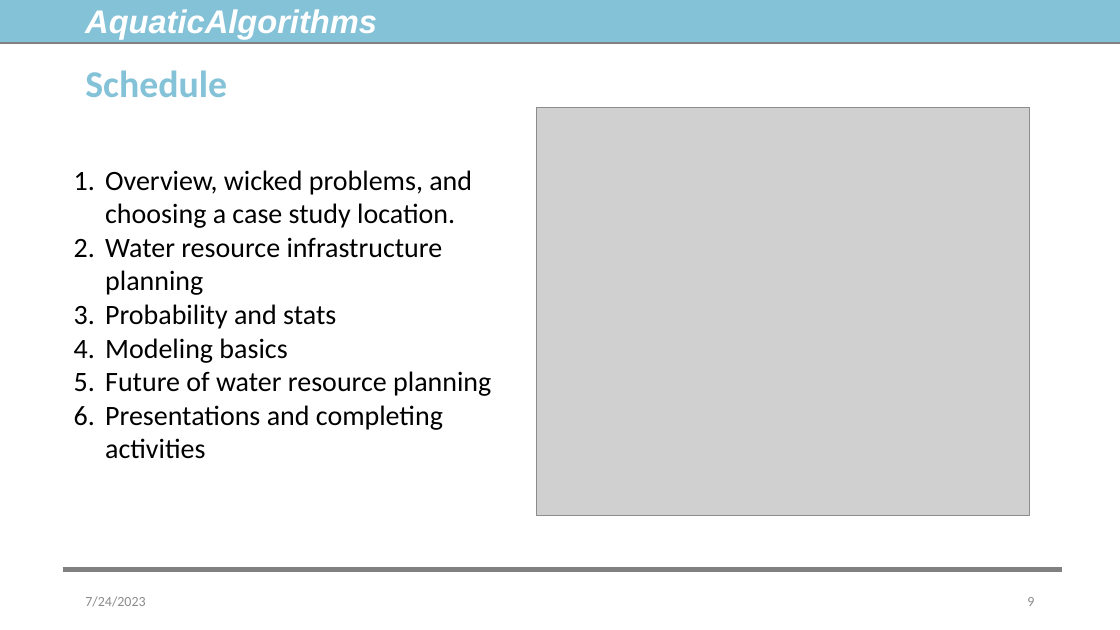
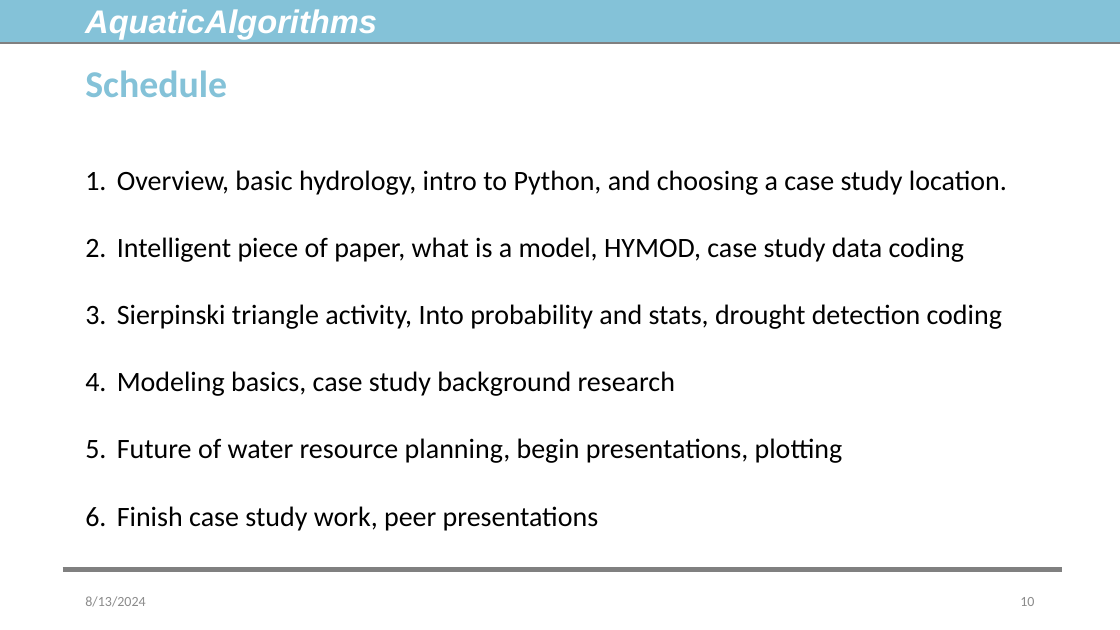
Before and after one commit to TrevorJA/AquaticAlgorithms, a slide deck: slide 10 of Presentations/L1_Introduction_to_Aquatic_Algorithms.pptx (slide 9 before the commit). Drawn at 1120x630 pixels with LibreOffice and Linux fonts; fonts in the diff are those of the drawing; grey boxes stand for pictures. Boxes give left, top, right and bottom in pixels: in the first picture for what was removed or moved away, otherwise in the second. Text is boxed around its words. In the diff, an @@ line names an element or a change of style, - is before the commit and + after.

```diff
--- a/Presentations/L1_Introduction_to_Aquatic_Algorithms.pptx
+++ b/Presentations/L1_Introduction_to_Aquatic_Algorithms.pptx
@@ picture removed at [537,107,1030,515] @@
@@ text at [117,170,1007,531]: text changed @@
-1. Overview, wicked problems, and choosing a case study location.
-2. Water resource infrastructure planning
-3. Probability and stats
-4. Modeling basics
-5. Future of water resource planning
-6. Presentations and completing activities
+1. Overview, basic hydrology, intro to Python, and choosing a case study location.
+2. Intelligent piece of paper, what is a model, HYMOD, case study data coding
+3. Sierpinski triangle activity, Into probability and stats, drought detection coding
+4. Modeling basics, case study background research
+5. Future of water resource planning, begin presentations, plotting
+6. Finish case study work, peer presentations
@@ text at [85,596,145,607]: text changed @@
-7/24/2023
+8/13/2024
@@ page number at [1020,597,1034,606]: text changed @@
-9
+10
```
Also in this commit, not shown: 19 other slides changed, 1 slide added, 4 other files.
